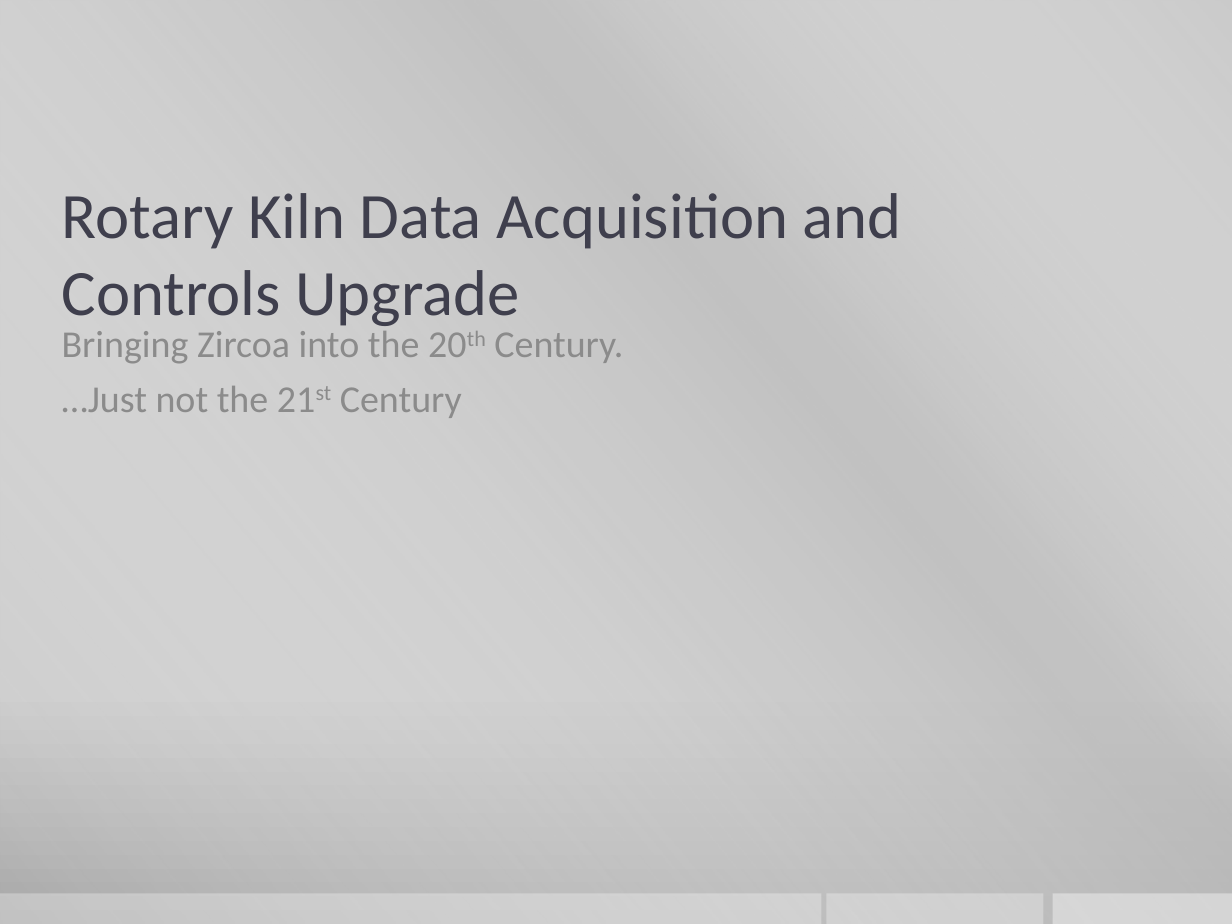
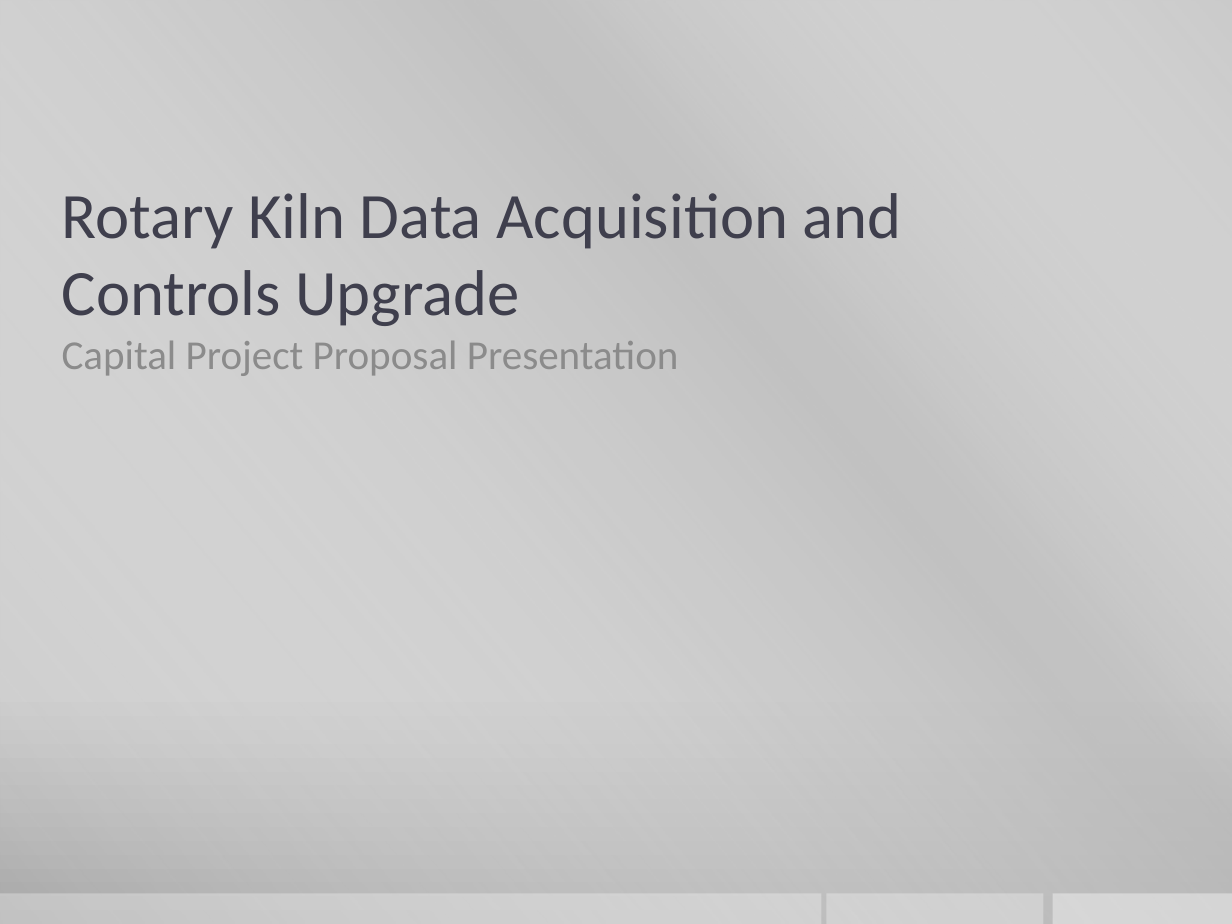
Before and after one commit to Bobby-Miller/RotaryKiln, a slide deck: slide 1 of Project Documents/Rotary Kiln Data Acquisition and Controls Upgrade.pptx. Drawn at 1232x924 pixels with LibreOffice and Linux fonts; fonts in the diff are those of the drawing; background and template pictures are left out. Boxes give left, top, right and bottom in pixels: in the first picture for what was removed or moved away, otherwise in the second. Text is boxed around its words. In the diff, an @@ line names an element or a change of style, - is before the commit and + after.

```diff
--- a/Project Documents/Rotary Kiln Data Acquisition and Controls Upgrade.pptx
+++ b/Project Documents/Rotary Kiln Data Acquisition and Controls Upgrade.pptx
@@ subtitle at [62,341,679,376]: text changed; size 22.2 to 24 pt @@
-Bringing Zircoa into the 20th Century.
-…Just not the 21st Century
+Capital Project Proposal Presentation
```
Also in this commit, not shown: 4 slides added, 1 slide removed, 1 other file.
